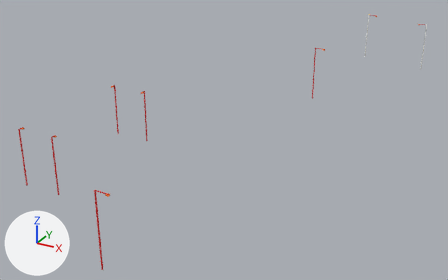
The glTF model airport-h28/PackageSources/modelLib/h28_lights_ca/h28_lights_ca.gltf: old version first, new version second.
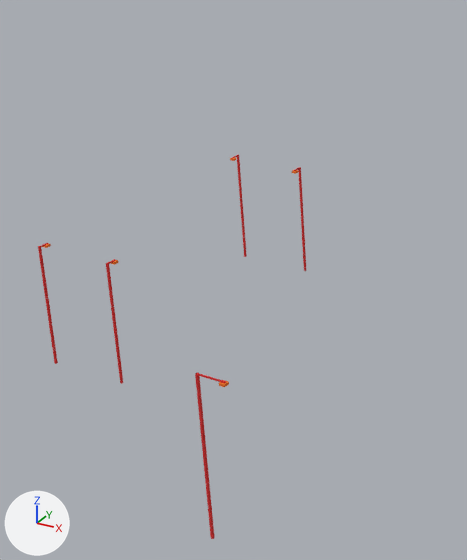
The first picture shows the older version from a camera (50 mm lens) standing at (82.0, -91.0, 53.1) and looking at (15.1, 30.6, -7.7). The close-ups show the older and then the newer version on the part from 0% to 50% of the width and 4% to 100% of the height of that picture. Only the edits that show in the close-ups are written down. Lighting does not change. The marker at lower left points along +X, +Y and +Z. Vertices at exactly the same position are counted once.

Names of what the first close-up shows: 'h28_lights_ca'.
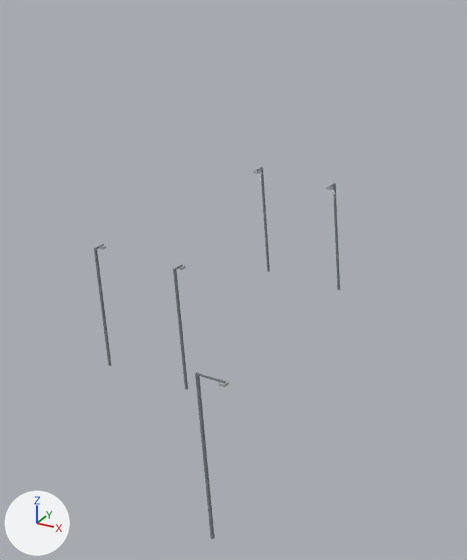
The newer file is also turned or shifted as a whole; pictures and numbers use the older file's frame.

Edits to the bpy script that builds the scene:
```text
Change me_h28_lights_ca:
    used by ob_h28_lights_ca; location = (0.0, 0.0, 0.0)
    remove me_h28_lights_ca.from_pydata(...)  # 248 vertices, 294 faces; spans x -4.6..45.8, y -29.6..107.2, z -4.7..9.9
    add me_h28_lights_ca.from_pydata(...)  # 248 vertices, 294 faces; spans x 0.2..45.8, y -29.6..107.2, z -4.7..9.9
    me_h28_lights_ca part 1: the loose piece of 8 vertices spanning x 3.8..4.0, y 14.4..14.6, z -4.0..8.0 is moved by (5.8, -2.1, -0.1)
    me_h28_lights_ca part 2: the loose piece of 8 vertices spanning x -4.4..-4.2, y 14.4..14.6, z -4.0..8.0 is moved by (4.8, -2.1, 0.0)
    me_h28_lights_ca part 3: the loose piece of 8 vertices spanning x 3.8..4.0, y -14.6..-14.4, z -4.1..7.9 is moved by (5.8, 2.1, -0.1)
    me_h28_lights_ca part 4: the loose piece of 8 vertices spanning x 3.7..4.2, y -13.9..-13.4, z 7.6..7.8 is moved by (5.8, 2.1, -0.1)
    me_h28_lights_ca part 5: the loose piece of 8 vertices spanning x -4.4..-4.2, y -14.6..-14.4, z -4.2..7.8 is moved by (4.8, 2.1, 0.0)
    me_h28_lights_ca part 6: the loose piece of 8 vertices spanning x -4.6..-4.1, y -13.9..-13.4, z 7.5..7.7 is moved by (4.8, 2.1, 0.0)
    me_h28_lights_ca part 7: texture (UV) coordinates of 294 of 294 faces, centred in x -4.6..45.8, y -29.6..107.2, z -0.2..9.9, changed; they spanned u 0.31..0.58, v 0.5..0.5 and now span u 0.22..0.42, v 0.5..0.5
    other edits to the shape of me_h28_lights_ca do not show in these pictures
```

Where the change shows, as pixel boxes [x1, y1, x2, y2] in the close-ups (467 x 560 px; the box of a moved part takes in the faces that stretch with it):
'h28_lights_ca', reshaped, surface changed (8% narrower): before [38, 155, 306, 539]; after [94, 167, 340, 539]
part 1 of me_h28_lights_ca, moved or reshaped: before [298, 167, 306, 271]; after [333, 183, 340, 290]
part 2 of me_h28_lights_ca, moved or reshaped: before [237, 155, 247, 257]; after [261, 167, 270, 272]
part 3 of me_h28_lights_ca, moved or reshaped: before [106, 263, 123, 384]; after [173, 269, 188, 390]
part 4 of me_h28_lights_ca, moved or reshaped: before [110, 260, 119, 265]; after [178, 265, 185, 270]
part 5 of me_h28_lights_ca, moved or reshaped: before [38, 246, 58, 364]; after [94, 248, 111, 366]
part 6 of me_h28_lights_ca, moved or reshaped: before [43, 243, 51, 248]; after [98, 245, 106, 250]
part 7 of me_h28_lights_ca, surface changed: before [38, 155, 306, 539]; after [94, 167, 340, 539]
